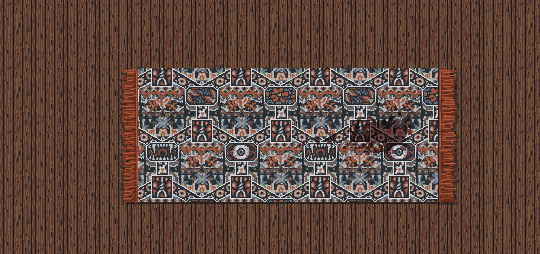
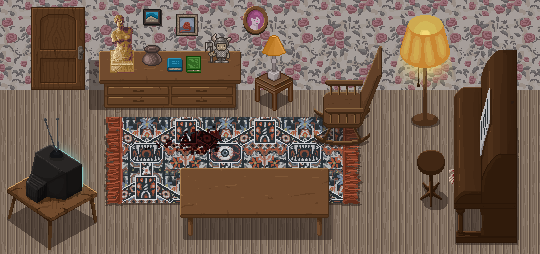
Before/after of a (540, 254) layered artwork. What changed in the layer stack:
added layer "Statue" above "TV" over [110,15,134,73]
added group "TV" (1st of 2) with 4 layers above "Lamp" over [7,118,97,250]
added layer "TV" (2nd of 2, in "TV") in group "TV" over [26,118,82,203]
added layer "Layer 19" in group "TV" over [33,134,96,201]
added layer "Table" in group "TV" over [7,159,97,250]
added layer "shadow" (50%) in group "TV" over [7,195,97,249]
added layer "Lamp" (1st of 2) above "RockingChair" over [390,15,514,128]
added layer "RockingChair" above "Stool" over [314,46,382,147]
added layer "Stool" above "Piano" over [417,150,448,210]
added layer "Piano" above "CookieJar" over [449,50,519,245]
added layer "Shelf" above "Layer 20 copy" over [99,51,241,113]
added layer "Layer 20 copy" (50%) above "CoffeeTable" over [89,60,238,110]
added layer "CoffeeTable" above "Layer 20" over [180,168,329,236]
added layer "Layer 20" (50%) above "Carpet" over [183,190,332,240]
added group "Carpet" with 3 layers above "Lamp" over [104,117,363,206]
"bloodstain": opacity 63% → 96%, moved it into group "Carpet", painted on it over [145,112,412,155]
moved "carpet copy" into group "Carpet", painted on it over [106,68,457,204]
"carpet copy 2": opacity 100% → 50%, moved it into group "Carpet", painted on it over [104,70,460,206]
removed layer "DarkWoodFloor copy" over [0,0,540,254]
added layer "Lamp" (2nd of 2) above "Layer 21" over [255,35,293,111]
added layer "Door" above "Layer 6" over [31,7,85,90]
added layer "wall" above "LightWoodFloor copy" over [0,0,540,90]
added layer "LightWoodFloor copy" above "Assets" over [0,0,540,254]
showed group "Assets" (3 layers) over [0,0,540,254]
…and 8 more changes (8 added)
